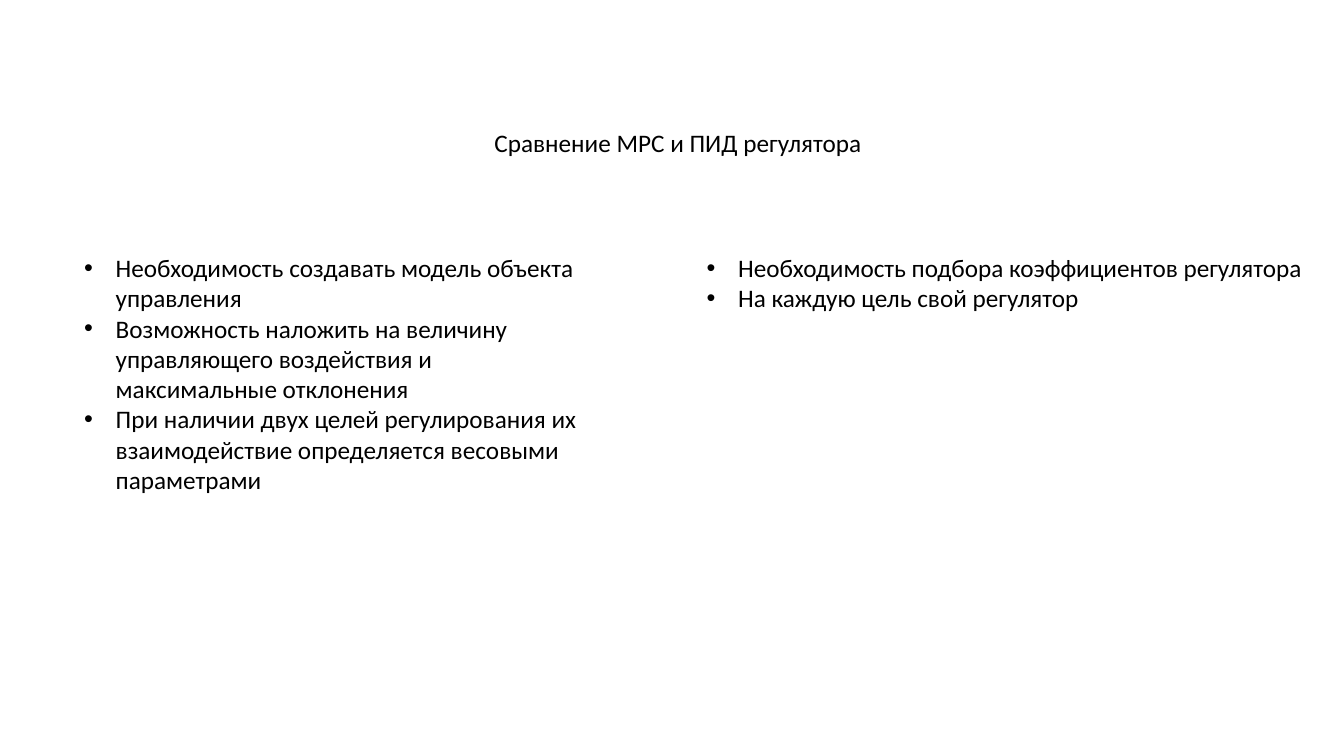
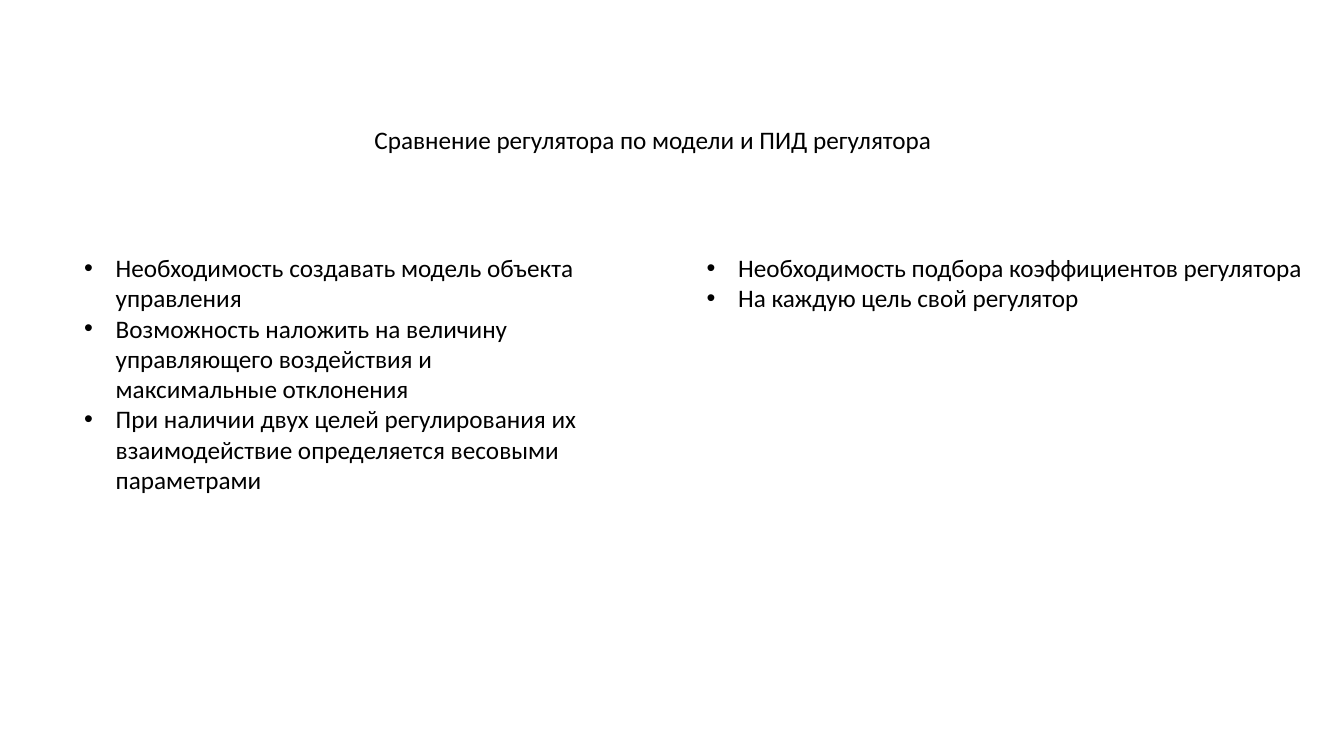
Before and after one commit to PavelKorokev/PavelKorolevDiplom, a slide deck: slide 11 of Презентация1.pptx (slide 10 before the commit). Drawn at 1344x756 pixels with LibreOffice and Linux fonts; fonts in the diff are those of the drawing. Boxes give left, top, right and bottom in pixels: in the first picture for what was removed or moved away, otherwise in the second. Text is boxed around its words. In the diff, an @@ line names an element or a change of style, - is before the commit and + after.

```diff
--- a/Презентация1.pptx
+++ b/Презентация1.pptx
@@ text at (374, 132, 931, 153): text changed @@
-Сравнение MPC и ПИД регулятора
+Сравнение регулятора по модели и ПИД регулятора
```
Also in this commit, not shown: 2 other slides changed, 2 slides added, 2 slides removed.
